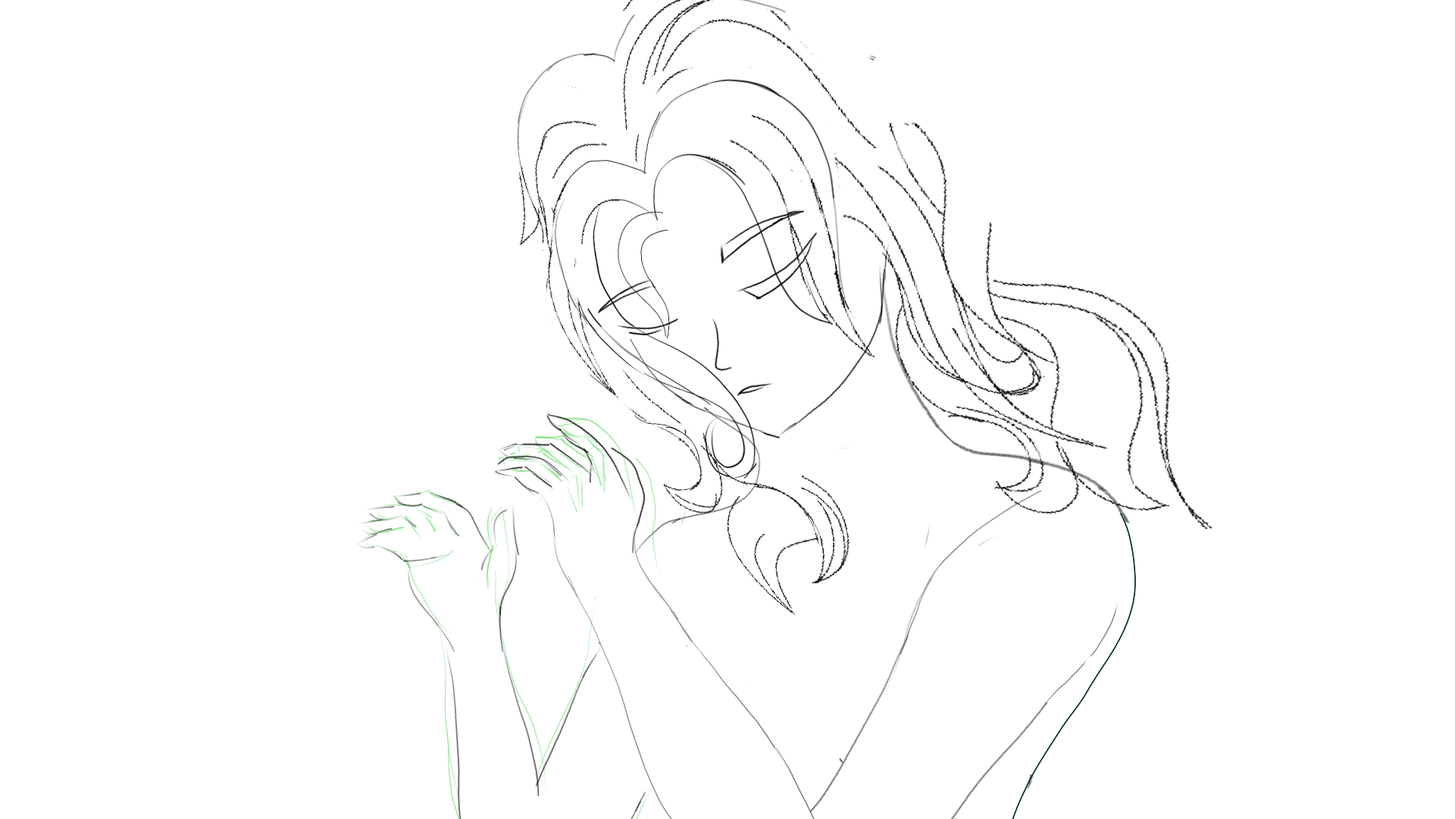
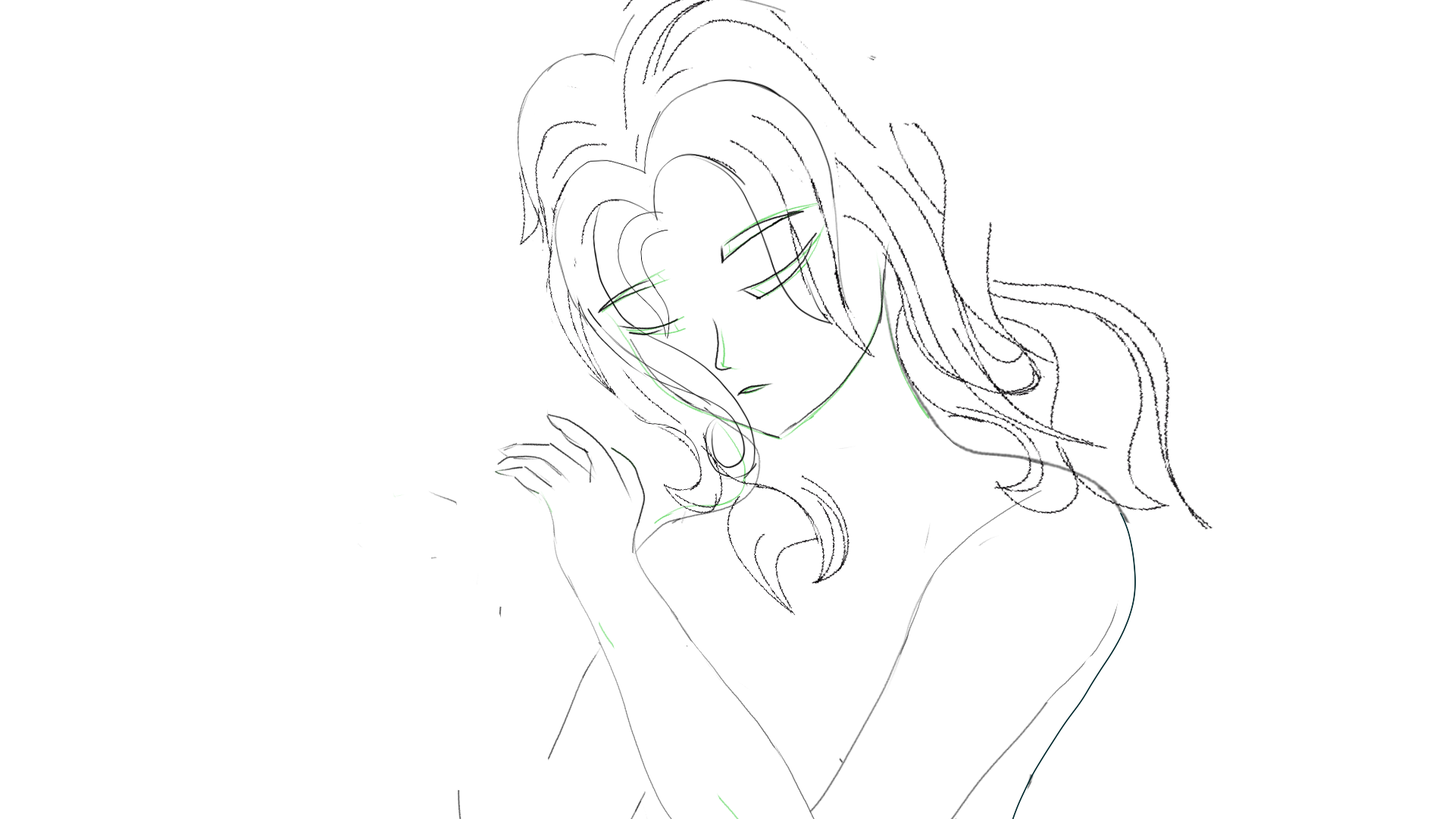
Comparing the layer stacks of the two 1455x819 images. Changes:
painted on "Hair Merged" over [357, 202, 1025, 819]
painted on "Body_and_Left_hand" over [357, 202, 1025, 819]
